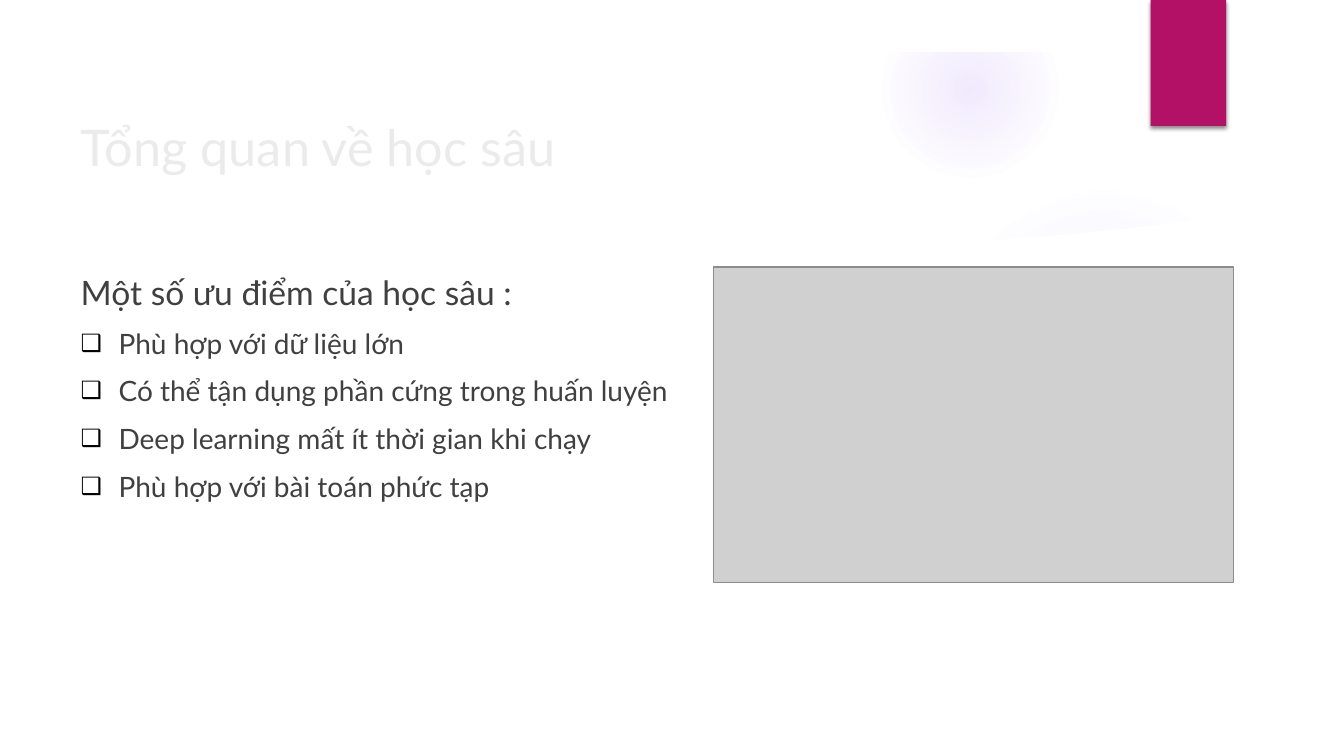
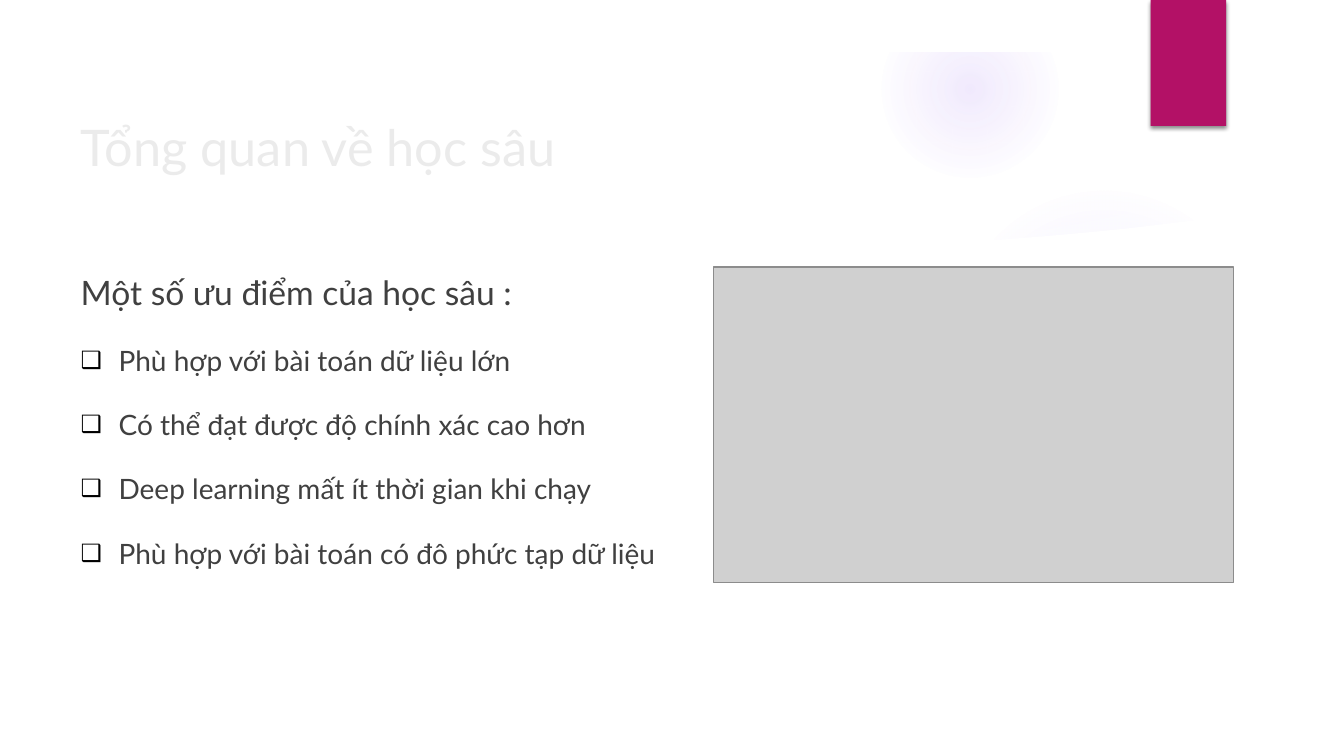
Before and after one commit to DesertFoxee/ai_room_price_prediction, a slide deck: slide 6 of Slide.pptx. Drawn at 1344x756 pixels with LibreOffice and Linux fonts; fonts in the diff are those of the drawing; grey boxes stand for pictures; background and template pictures are left out. Boxes give left, top, right and bottom in pixels: in the first picture for what was removed or moved away, otherwise in the second. Text is boxed around its words. In the diff, an @@ line names an element or a change of style, - is before the commit and + after.

```diff
--- a/Slide.pptx
+++ b/Slide.pptx
@@ text at box(119, 350, 585, 440): text changed @@
-❑ Phù hợp với dữ liệu lớn
-❑ Có thể tận dụng phần cứng trong huấn luyện
+❑ Phù hợp với bài toán dữ liệu lớn
+❑ Có thể đạt được độ chính xác cao hơn
@@ text at box(119, 476, 591, 504): line spacing 1 to 1.5 @@
@@ text at box(119, 543, 655, 569): text changed @@
-❑ Phù hợp với bài toán phức tạp
+❑ Phù hợp với bài toán có đô phức tạp dữ liệu
```
Also in this commit, not shown: 12 other slides changed, 1 other file.
